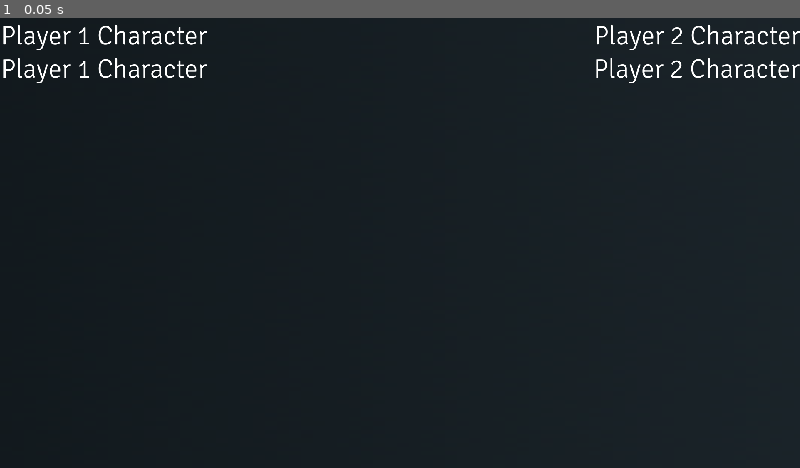
Above: before the commit, frame 1.
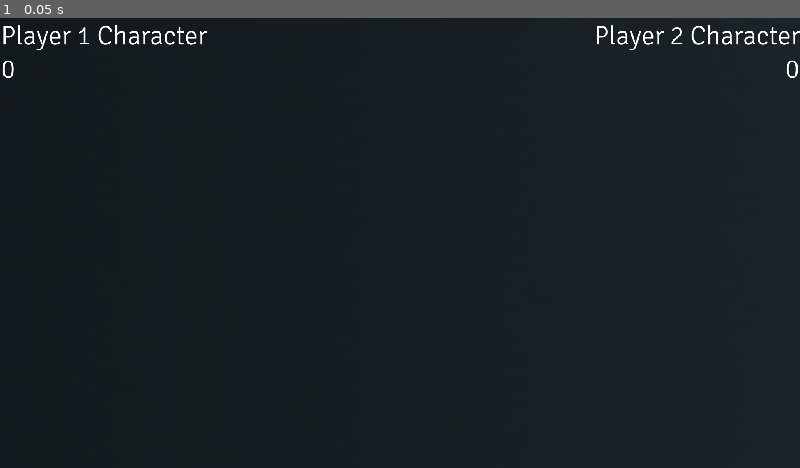
Above: after the commit, the same moment.

Repository: SHyguymoll/FightingGameEngine
Game: Godot game, scene res://scenes/Game.tscn
Same seed, same stepped clock (60 frames per second), same inputs: the game is played once before the commit and once after it. This scene is started directly instead of the project's main scene.
Inputs:
- Up to frame 1 (0.05 s): no input

The runs differ from the first frame. In frame 1, 0.6% of the frame differs, in the area x 0-100%, y 8-15%.
Error before the commit: Invalid get index 'tscnFile' (on base: 'Nil'). (res://scripts/Game.gd:31)
Error after the commit: Invalid get index 'tscnFile' (on base: 'Nil'). (res://scripts/Game.gd:32)

Commit message:
remembered how singletons worked, continued work on HUD

Diff:
--- a/scenes/Game.tscn
+++ b/scenes/Game.tscn
@@ -32,7 +32,7 @@
 margin_right = 495.0
 margin_bottom = 80.08
 custom_fonts/font = SubResource( 1 )
-text = "Player 1 Character"
+text = "0"
 
 [node name="P2Char" type="Label" parent="HUD"]
 anchor_left = 1.0
@@ -41,6 +41,7 @@
 margin_bottom = 80.0
 custom_fonts/font = SubResource( 1 )
 text = "Player 2 Character"
+align = 2
 
 [node name="P2Inputs" type="Label" parent="HUD"]
 anchor_left = 0.999
@@ -49,7 +50,8 @@
 anchor_bottom = 0.074
 margin_left = -494.08
 margin_top = 0.0800018
-margin_right = 0.919922
+margin_right = 1.91992
 margin_bottom = 80.08
 custom_fonts/font = SubResource( 1 )
-text = "Player 2 Character"
+text = "0"
+align = 2
--- a/scripts/Game.gd
+++ b/scripts/Game.gd
@@ -2,7 +2,6 @@
 
 var player1
 var player2
-onready var cDict = get_node("/root/CharactersDict")
 var stage
 
 enum statesBase {
@@ -21,15 +20,17 @@
 	player1.translation = Vector3(player1.STARTXOFFSET * -1,0,0)
 	player1.rightFacing = true
 	player1.stateCurrent = statesBase.Idle
+	$HUD/P1Char.text = CharactersDict.p1.charName
 	player2.translation = Vector3(player2.STARTXOFFSET,0,0)
 	player2.rightFacing = false
 	player2.stateCurrent = statesBase.Idle
+	$HUD/P2Char.text = CharactersDict.p2.charName
 
 func _ready():
 	stage = load("res://Content/Game/Stages/BlankStage.tscn")
 	add_child(stage.instance())
-	player1 = load(cDict.p1.tscnFile).instance()
-	player2 = load(cDict.p2.tscnFile).instance()
+	player1 = load(CharactersDict.p1.tscnFile).instance()
+	player2 = load(CharactersDict.p2.tscnFile).instance()
 	add_child(player1)
 	add_child(player2)
 	startGame()
@@ -75,62 +76,92 @@
 	$Camera.translation.x = clamp($Camera.translation.x, -CAMERAMAXX, CAMERAMAXX)
 	$Camera.translation.y = clamp($Camera.translation.y, 0, CAMERAMAXY)
 
-func getInputHashes() -> Array: return [
-	(int(cDict.p1Btns[0]) * 1) + \
-	(int(cDict.p1Btns[1]) * 2) + \
-	(int(cDict.p1Btns[2]) * 4) + \
-	(int(cDict.p1Btns[3]) * 8) + \
-	max(0, ((int(cDict.p1Btns[4]) - int(player1.BUTTONCOUNT >= 1)) * 16)) + \
-	max(0, ((int(cDict.p1Btns[5]) - int(player1.BUTTONCOUNT >= 2)) * 32)) + \
-	max(0, ((int(cDict.p1Btns[6]) - int(player1.BUTTONCOUNT >= 3)) * 64)) + \
-	max(0, ((int(cDict.p1Btns[7]) - int(player1.BUTTONCOUNT >= 4)) * 128)) + \
-	max(0, ((int(cDict.p1Btns[8]) - int(player1.BUTTONCOUNT >= 5)) * 256)) + \
-	max(0, ((int(cDict.p1Btns[9]) - int(player1.BUTTONCOUNT >= 6)) * 512)),
-	(int(cDict.p2Btns[0]) * 1) + \
-	(int(cDict.p2Btns[1]) * 2) + \
-	(int(cDict.p2Btns[2]) * 4) + \
-	(int(cDict.p2Btns[3]) * 8) + \
-	max(0, ((int(cDict.p2Btns[4]) - int(player2.BUTTONCOUNT >= 1)) * 16)) + \
-	max(0, ((int(cDict.p2Btns[5]) - int(player2.BUTTONCOUNT >= 2)) * 32)) + \
-	max(0, ((int(cDict.p2Btns[6]) - int(player2.BUTTONCOUNT >= 3)) * 64)) + \
-	max(0, ((int(cDict.p2Btns[7]) - int(player2.BUTTONCOUNT >= 4)) * 128)) + \
-	max(0, ((int(cDict.p2Btns[8]) - int(player2.BUTTONCOUNT >= 5)) * 256)) + \
-	max(0, ((int(cDict.p2Btns[9]) - int(player2.BUTTONCOUNT >= 6)) * 512))
+var directionDictionary = { 0: "• ", 1: "↑ ", 2: "↓ ", 4: "← ", 8: "→ ", 5: "↖ ", 6: "↙ ", 9: "↗ ", 10: "↘ " }
+var attackDictionary = {}
+
+func buildInputsTracked() -> void:
+	var latestInputs = CharactersDict.p1InpHan.slice(max(0,CharactersDict.p1curInpInd - player1.BUFFERSIZE),CharactersDict.p1curInpInd)
+	$HUD/P1Inputs.text = ""
+	for input in latestInputs:
+		if input[0] < 0:
+			return
+		var hashVal = input[0]
+		var moveVal = hashVal % 16 #16 is first buttonx
+		var attackVal = hashVal >> 4 #shift for each directional input
+		var completeInput = directionDictionary[moveVal] + ("%02d " % attackVal) + String(input[1]) + "\n"
+		$HUD/P1Inputs.text += completeInput
+	pass
+
+func getInputHashes() -> Array: return [ #convert to hash to send less data (a single int compared to an array)
+	(int(CharactersDict.p1Btns[0]) * 1) + \
+	(int(CharactersDict.p1Btns[1]) * 2) + \
+	(int(CharactersDict.p1Btns[2]) * 4) + \
+	(int(CharactersDict.p1Btns[3]) * 8) + \
+	max(0, ((int(CharactersDict.p1Btns[4]) - int(player1.BUTTONCOUNT < 1)) * 16)) + \
+	max(0, ((int(CharactersDict.p1Btns[5]) - int(player1.BUTTONCOUNT < 2)) * 32)) + \
+	max(0, ((int(CharactersDict.p1Btns[6]) - int(player1.BUTTONCOUNT < 3)) * 64)) + \
+	max(0, ((int(CharactersDict.p1Btns[7]) - int(player1.BUTTONCOUNT < 4)) * 128)) + \
+	max(0, ((int(CharactersDict.p1Btns[8]) - int(player1.BUTTONCOUNT < 5)) * 256)) + \
+	max(0, ((int(CharactersDict.p1Btns[9]) - int(player1.BUTTONCOUNT < 6)) * 512)),
+	(int(CharactersDict.p2Btns[0]) * 1) + \
+	(int(CharactersDict.p2Btns[1]) * 2) + \
+	(int(CharactersDict.p2Btns[2]) * 4) + \
+	(int(CharactersDict.p2Btns[3]) * 8) + \
+	max(0, ((int(CharactersDict.p2Btns[4]) - int(player2.BUTTONCOUNT < 1)) * 16)) + \
+	max(0, ((int(CharactersDict.p2Btns[5]) - int(player2.BUTTONCOUNT < 2)) * 32)) + \
+	max(0, ((int(CharactersDict.p2Btns[6]) - int(player2.BUTTONCOUNT < 3)) * 64)) + \
+	max(0, ((int(CharactersDict.p2Btns[7]) - int(player2.BUTTONCOUNT < 4)) * 128)) + \
+	max(0, ((int(CharactersDict.p2Btns[8]) - int(player2.BUTTONCOUNT < 5)) * 256)) + \
+	max(0, ((int(CharactersDict.p2Btns[9]) - int(player2.BUTTONCOUNT < 6)) * 512))
 ]
 
 func handleInputs():
-	cDict.p1Btns[0] = Input.is_action_pressed("first_up")
-	cDict.p1Btns[1] = Input.is_action_pressed("first_down")
-	cDict.p1Btns[2] = Input.is_action_pressed("first_left")
-	cDict.p1Btns[3] = Input.is_action_pressed("first_right")
+	CharactersDict.p1Btns[0] = Input.is_action_pressed("first_up")
+	CharactersDict.p1Btns[1] = Input.is_action_pressed("first_down")
+	if CharactersDict.p1Btns[0] == CharactersDict.p1Btns[1]: #no conflicting directions
+		CharactersDict.p1Btns[0] = false
+		CharactersDict.p1Btns[1] = false
+	CharactersDict.p1Btns[2] = Input.is_action_pressed("first_left")
+	CharactersDict.p1Btns[3] = Input.is_action_pressed("first_right")
+	if CharactersDict.p1Btns[2] == CharactersDict.p1Btns[3]: #ditto
+		CharactersDict.p1Btns[2] = false
+		CharactersDict.p1Btns[3] = false
 	for button in range(player1.BUTTONCOUNT):
-		cDict.p1Btns[button + 4] = Input.is_action_pressed("first_button" + str(button))
-	cDict.p2Btns[0] = Input.is_action_pressed("second_up")
-	cDict.p2Btns[1] = Input.is_action_pressed("second_down")
-	cDict.p2Btns[2] = Input.is_action_pressed("second_left")
-	cDict.p2Btns[3] = Input.is_action_pressed("second_right")
+		CharactersDict.p1Btns[button + 4] = Input.is_action_pressed("first_button" + str(button))
+	CharactersDict.p2Btns[0] = Input.is_action_pressed("second_up")
+	CharactersDict.p2Btns[1] = Input.is_action_pressed("second_down")
+	if CharactersDict.p2Btns[0] == CharactersDict.p2Btns[1]: #no conflicting directions
+		CharactersDict.p2Btns[0] = false
+		CharactersDict.p2Btns[1] = false
+	CharactersDict.p2Btns[2] = Input.is_action_pressed("second_left")
+	CharactersDict.p2Btns[3] = Input.is_action_pressed("second_right")
+	if CharactersDict.p2Btns[2] == CharactersDict.p2Btns[3]: #ditto
+		CharactersDict.p2Btns[2] = false
+		CharactersDict.p2Btns[3] = false
 	for button in range(player2.BUTTONCOUNT):
-		cDict.p2Btns[button + 4] = Input.is_action_pressed("second_button" + str(button))
+		CharactersDict.p2Btns[button + 4] = Input.is_action_pressed("second_button" + str(button))
 
 	var calcHashes = getInputHashes()
-	if len(cDict.p1InpHan) == 0:
-		cDict.p1InpHan.append([calcHashes[0], 1])
-	elif cDict.p1InpHan[cDict.p1curInpInd][0] != calcHashes[0]:
-		cDict.p1InpHan.append([calcHashes[0], 1])
-		cDict.p1curInpInd += 1
+	if len(CharactersDict.p1InpHan) == 0:
+		CharactersDict.p1InpHan.append([calcHashes[0], 1])
+	elif CharactersDict.p1InpHan[CharactersDict.p1curInpInd][0] != calcHashes[0]:
+		CharactersDict.p1InpHan.append([calcHashes[0], 1])
+		CharactersDict.p1curInpInd += 1
 	else:
-		cDict.p1InpHan[cDict.p1curInpInd][1] += 1
-
-	if len(cDict.p2InpHan) == 0:
-		cDict.p2InpHan.append([calcHashes[1], 1])
-	elif cDict.p2InpHan[cDict.p2curInpInd][0] != calcHashes[1]:
-		cDict.p2InpHan.append([calcHashes[1], 1])
-		cDict.p2curInpInd += 1
+		CharactersDict.p1InpHan[CharactersDict.p1curInpInd][1] += 1
+
+	if len(CharactersDict.p2InpHan) == 0:
+		CharactersDict.p2InpHan.append([calcHashes[1], 1])
+	elif CharactersDict.p2InpHan[CharactersDict.p2curInpInd][0] != calcHashes[1]:
+		CharactersDict.p2InpHan.append([calcHashes[1], 1])
+		CharactersDict.p2curInpInd += 1
 	else:
-		cDict.p2InpHan[cDict.p2curInpInd][1] += 1
-
-	player1.handleInput(cDict.p1InpHan.slice(max(0,cDict.p1curInpInd - player1.BUFFERSIZE),cDict.p1curInpInd))
-	player2.handleInput(cDict.p2InpHan.slice(max(0,cDict.p2curInpInd - player2.BUFFERSIZE),cDict.p2curInpInd))
+		CharactersDict.p2InpHan[CharactersDict.p2curInpInd][1] += 1
+
+	buildInputsTracked()
+
+	player1.handleInput(CharactersDict.p1InpHan.slice(max(0,CharactersDict.p1curInpInd - player1.BUFFERSIZE),CharactersDict.p1curInpInd))
+	player2.handleInput(CharactersDict.p2InpHan.slice(max(0,CharactersDict.p2curInpInd - player2.BUFFERSIZE),CharactersDict.p2curInpInd))
 
 const HALFPI = 180
 const TURNAROUND_ANIMSTEP = 3
--- a/scripts/Menu.gd
+++ b/scripts/Menu.gd
@@ -1,6 +1,6 @@
 extends Node
 
-onready var characters = get_node("/root/CharactersDict").characters
+onready var characters = CharactersDict.characters
 onready var characterIcon = preload("res://scenes/CharacterIcon3D.tscn")
 onready var select = preload("res://scenes/PlayerSelect.tscn")
 var screen = "Menu"
@@ -49,10 +49,10 @@
 			charTopLeft.z
 		)
 		if player1Cursor.choiceMade and player2Cursor.choiceMade:
-			get_node("/root/CharactersDict").p1 = characters[
+			CharactersDict.p1 = characters[
 				CharactersDict.charMap[player1Cursor.selected.y][player1Cursor.selected.x]
 			]
-			get_node("/root/CharactersDict").p2 = characters[
+			CharactersDict.p2 = characters[
 				CharactersDict.charMap[player2Cursor.selected.y][player2Cursor.selected.x]
 			]
 			if get_tree().change_scene("res://scenes/Game.tscn"):
Not shown, changed: Content/Characters/ExampleCharacter/GodotGuy.zip
